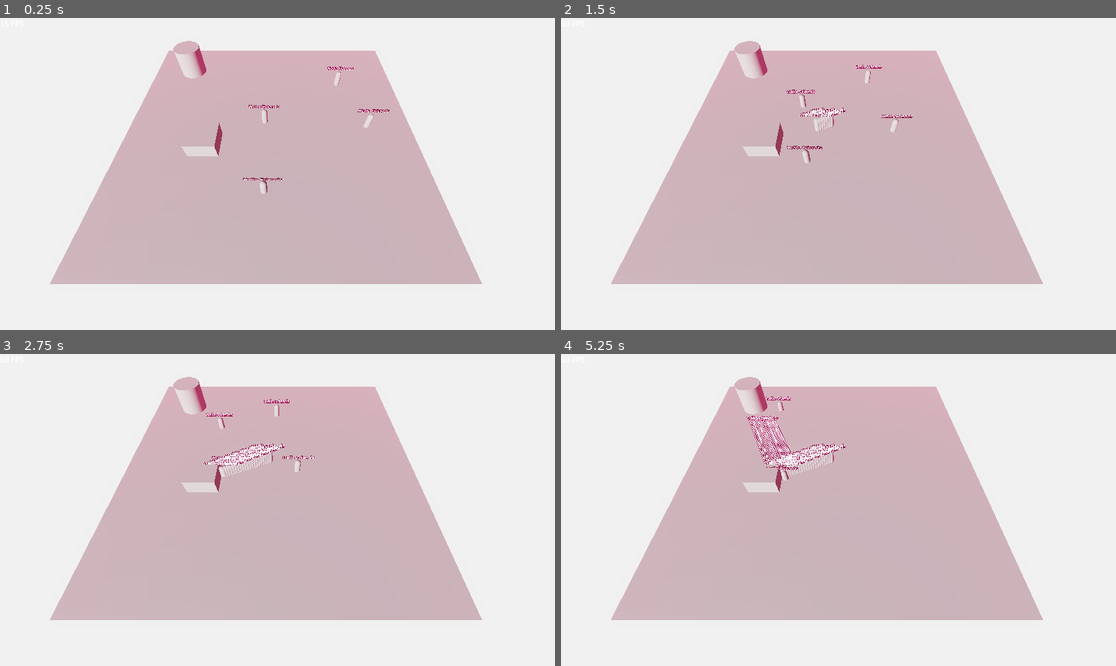
Above: before the commit, frames 1-4 (two rows, left to right).
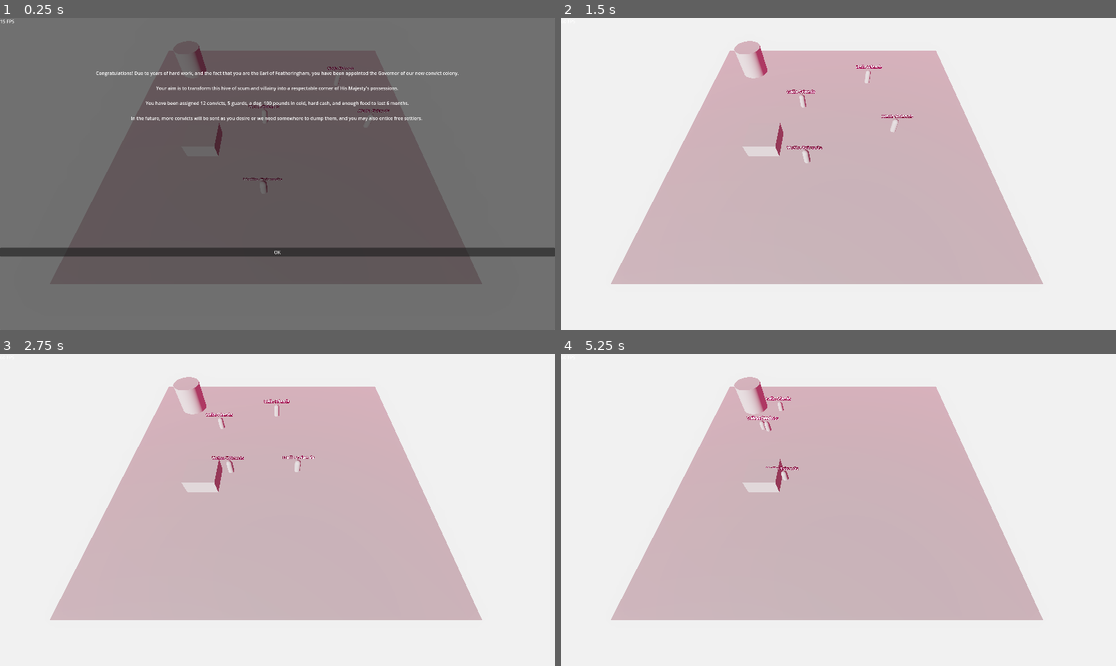
Above: after the commit, the same moments.

Repository: international-lawnmowing-99/convictgovernor
Game: Godot game, scene res://map.tscn
Same seed, same stepped clock (60 frames per second), same inputs: the game is played once before the commit and once after it.
Inputs (mouse positions are in pixels of both pictures, inside the frame that each line leads up to):
- Up to frame 1 (0.25 s): no input
- Up to frame 2 (1.5 s): click (838, 252) at 0.5 s, where only the run after the commit has a clickable "OK"
- Up to frame 3 (2.75 s): no input
- Up to frame 4 (5.25 s): no input

The runs differ from the first frame. In frame 1, 100% of the frame differs, in the area x 0-100%, y 0-100%; in frame 2, 0.2%; in frame 3, 0.6%; in frame 4, 1.2%.

Commit message:
a bit more

Diff:
--- /dev/null
+++ b/Convict.gd
@@ -0,0 +1,14 @@
+extends Person
+
+var freedomDate:int
+
+func CheckForEmancipation(date:int):
+	if date >= freedomDate:
+		pass
+		# I'm no longer a convict!
+
+func TimeRemaining(date) -> String:
+	var secondsRemaining = freedomDate - date
+	var timeDict = Time.get_date_dict_from_unix_time(secondsRemaining)
+
+	return "Freedom in " + str(timeDict["year"]) + " year(s), " + str(timeDict["month"]) + " month(s), " + str(timeDict["day"]) + " day(s)"
--- a/Dock.gd
+++ b/Dock.gd
@@ -14,10 +14,11 @@
 	calendar.GameDay()
 	var newPerson:Person = person.instantiate()
 	map.add_child(newPerson)
+	newPerson.position = position
 	newPerson.speed = 1
 	newPerson.map = map
 	newPerson.moveTarget = workYard
-	timer.start(.07)
+	timer.start(.25)
 	ladcount += 1
 	print(str(ladcount) + " lads now")
 	pass # Replace with function body.
--- a/Trees.gd
+++ b/Trees.gd
@@ -2,6 +2,6 @@
 
 func _on_body_entered(body: Node3D) -> void:
 	if body.is_in_group("People"):
-		print("Lad went to forest")
+		#print("Lad went to forest")
 		var lad = body as Person
 		lad.moveTarget = lad.map.workYard
--- a/WorkYard.gd
+++ b/WorkYard.gd
@@ -13,6 +13,6 @@
 
 func _on_body_entered(body: Node3D) -> void:
 	if body.is_in_group("People"):
-		print("Lad went to work")
+		#print("Lad went to work")
 		var lad = body as Person
 		lad.moveTarget = lad.map.trees
--- a/map.tscn
+++ b/map.tscn
@@ -6,6 +6,7 @@
 [ext_resource type="PackedScene" uid="uid://nqa0vk37w5lh" path="res://person.tscn" id="4_2em82"]
 [ext_resource type="Script" path="res://Dock.gd" id="4_2k44j"]
 [ext_resource type="Script" path="res://fps_counter.gd" id="6_tt76x"]
+[ext_resource type="Script" path="res://new_game_panel.gd" id="7_05bab"]
 
 [sub_resource type="PlaneMesh" id="PlaneMesh_60n8d"]
 size = Vector2(10, 10)
@@ -114,7 +115,36 @@
 offset_bottom = 23.0
 script = ExtResource("6_tt76x")
 
+[node name="NewGamePanel" type="Panel" parent="."]
+offset_right = 1920.0
+offset_bottom = 1080.0
+script = ExtResource("7_05bab")
+
+[node name="VBoxContainer" type="VBoxContainer" parent="NewGamePanel"]
+layout_mode = 0
+offset_right = 1920.0
+offset_bottom = 1080.0
+
+[node name="Label" type="Label" parent="NewGamePanel/VBoxContainer"]
+layout_mode = 2
+size_flags_vertical = 6
+text = "Congratulations! Due to years of hard work, and the fact that you are the Earl of Featheringham, you have been appointed the Governor of our new convict colony.
+
+Your aim is to transform this hive of scum and villainy into a respectable corner of His Majesty's possessions.
+
+You have been assigned 12 convicts, 5 guards, a dog, 100 pounds in cold, hard cash, and enough food to last 6 months.
+
+In the future, more convicts will be sent as you desire or we need somewhere to dump them, and you may also entice free settlers. "
+horizontal_alignment = 1
+vertical_alignment = 1
+
+[node name="Button" type="Button" parent="NewGamePanel/VBoxContainer"]
+layout_mode = 2
+size_flags_vertical = 6
+text = "OK"
+
 [connection signal="body_entered" from="Trees" to="Trees" method="_on_body_entered"]
 [connection signal="body_entered" from="WorkYard" to="WorkYard" method="_on_body_entered"]
 [connection signal="body_entered" from="Dock" to="Dock" method="_on_body_entered"]
 [connection signal="timeout" from="Dock/Timer" to="Dock" method="_on_timer_timeout"]
+[connection signal="pressed" from="NewGamePanel/VBoxContainer/Button" to="NewGamePanel" method="_on_button_pressed"]
--- /dev/null
+++ b/new_game_panel.gd
@@ -0,0 +1,5 @@
+extends Panel
+
+
+func _on_button_pressed() -> void:
+	hide()
--- a/person.tscn
+++ b/person.tscn
@@ -1,6 +1,6 @@
 [gd_scene load_steps=4 format=3 uid="uid://nqa0vk37w5lh"]
 
-[ext_resource type="Script" path="res://person.gd" id="1_hoxbj"]
+[ext_resource type="Script" path="res://Person.gd" id="1_hoxbj"]
 
 [sub_resource type="CapsuleShape3D" id="CapsuleShape3D_5lcnl"]
 radius = 0.1
--- a/project.godot
+++ b/project.godot
@@ -14,3 +14,8 @@
 run/main_scene="res://map.tscn"
 config/features=PackedStringArray("4.3", "Forward Plus")
 config/icon="res://icon.svg"
+
+[display]
+
+window/size/viewport_width=1920
+window/size/viewport_height=1080
Renamed: person.gd -> Person.gd
Not shown: 1 places in map.tscn that only renumber resources
